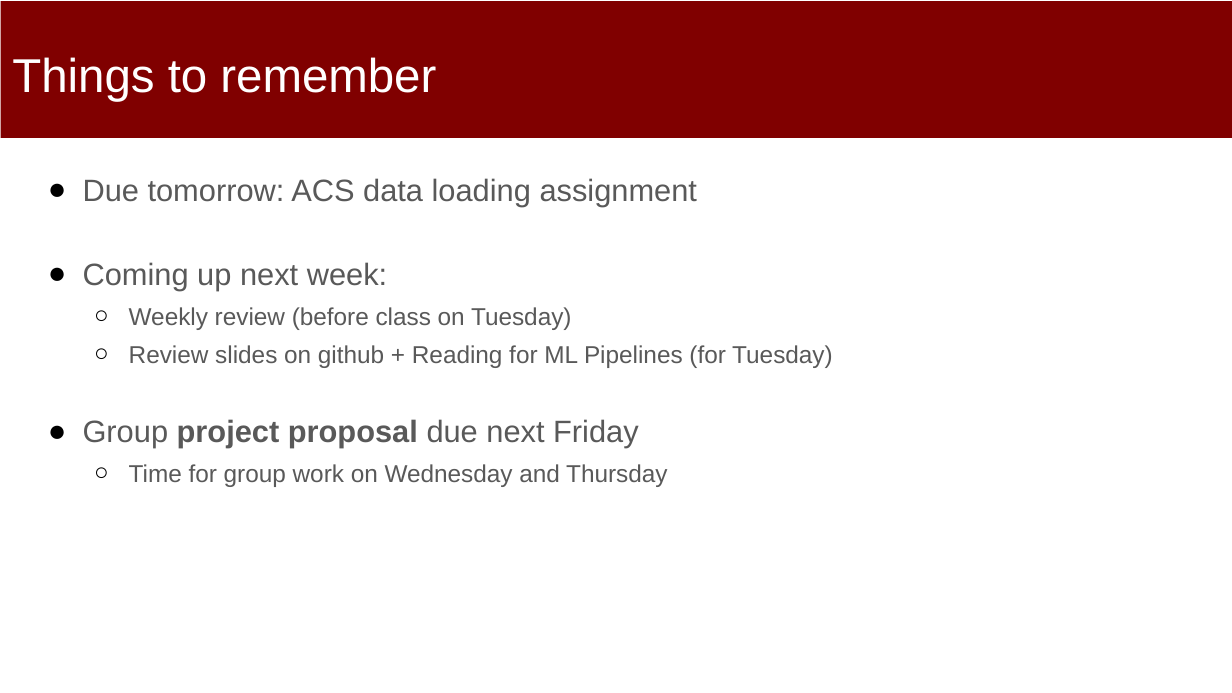
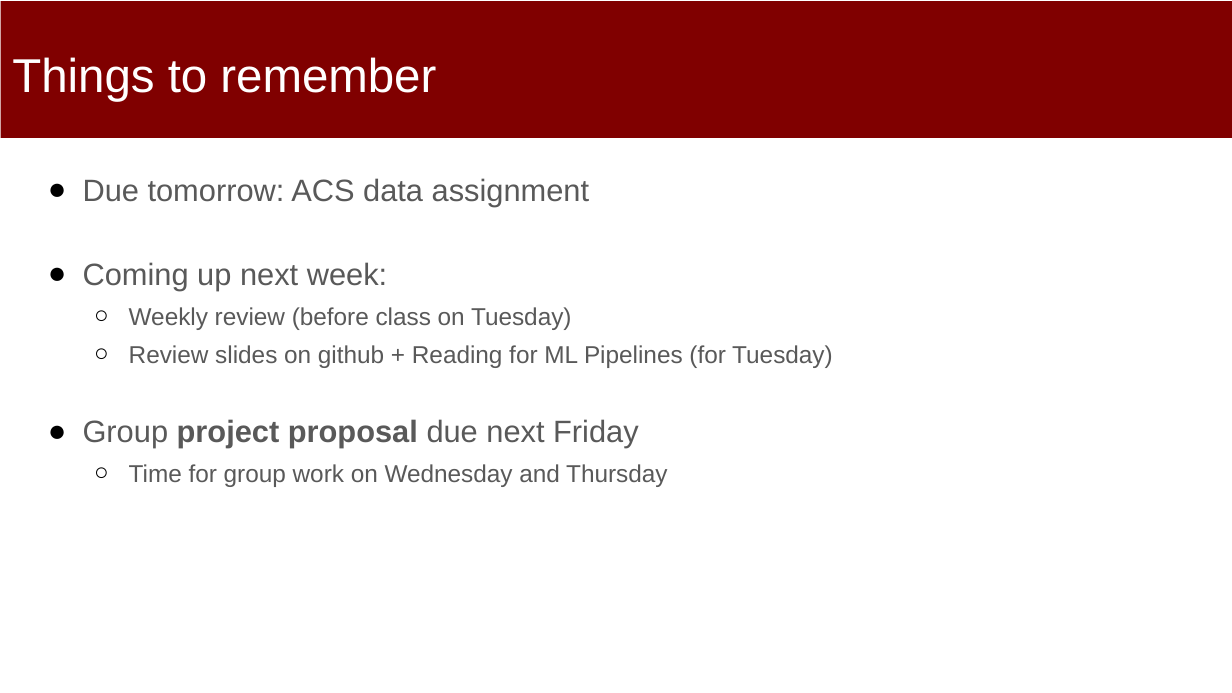
Before and after one commit to dssg/mlforpublicpolicylab, a slide deck: slide 8 of 03 - Data Exploration, Analytical Formulation, and Baselines/formulation-discussion.pptx. Drawn at 1232x693 pixels with LibreOffice and Linux fonts; fonts in the diff are those of the drawing. Boxes give left, top, right and bottom in pixels: in the first picture for what was removed or moved away, otherwise in the second. Text is boxed around its words. In the diff, an @@ line names an element or a change of style, - is before the commit and + after.

```diff
--- a/03 - Data Exploration, Analytical Formulation, and Baselines/formulation-discussion.pptx
+++ b/03 - Data Exploration, Analytical Formulation, and Baselines/formulation-discussion.pptx
@@ text at box(83, 178, 590, 207): text changed @@
-● Due tomorrow: ACS data loading assignment
+● Due tomorrow: ACS data assignment
```
Also in this commit, not shown: 2 other slides changed, 1 slide added, 1 slide removed.
